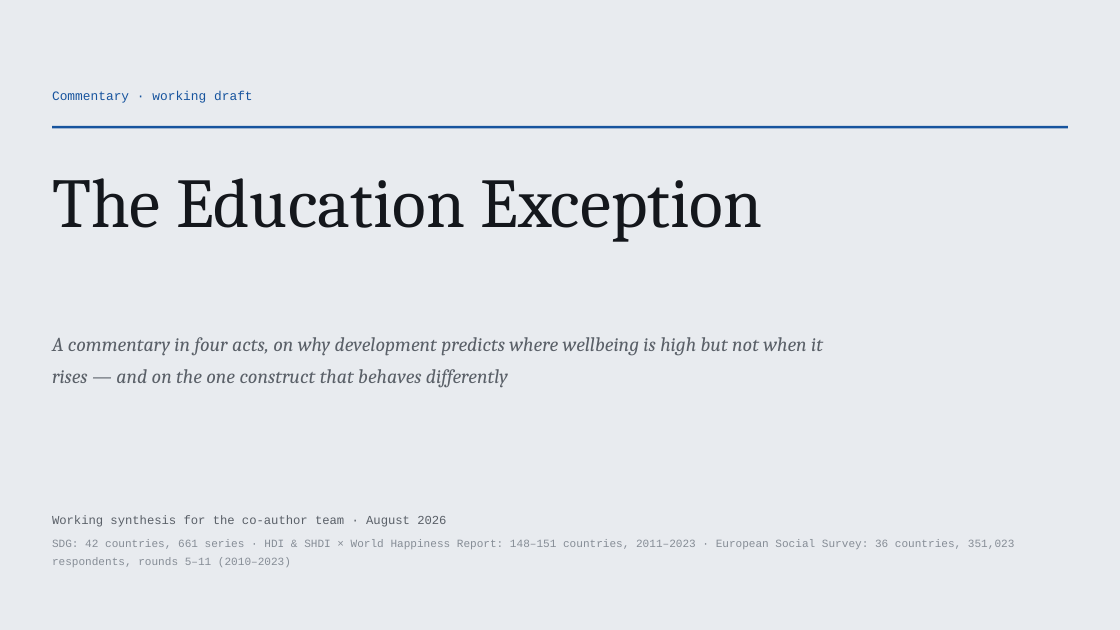
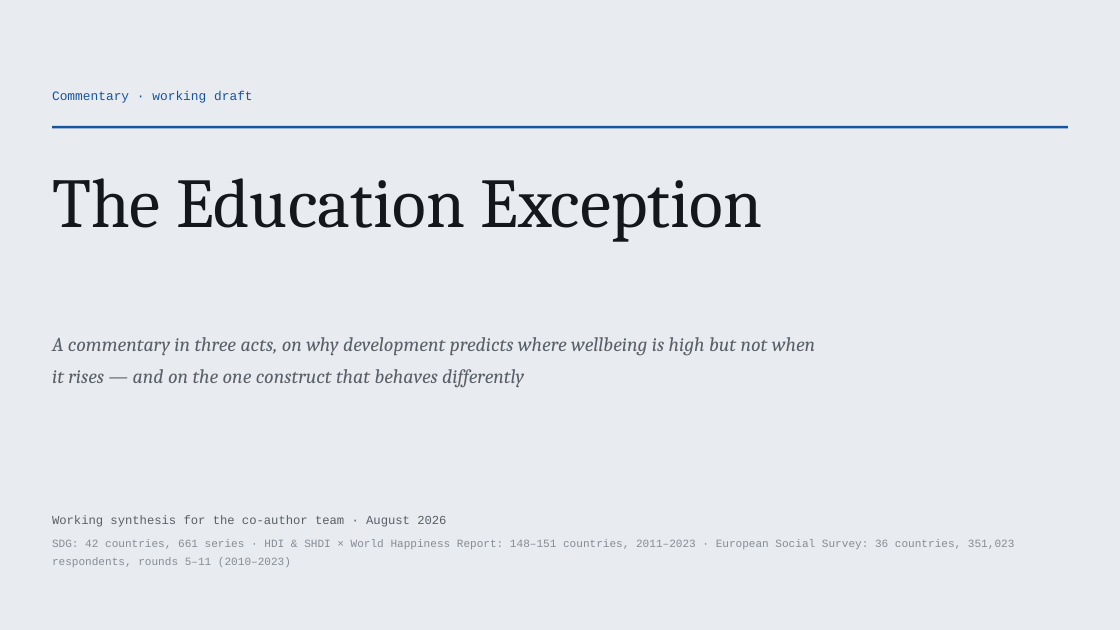
Before and after one commit to cwejnert/HDI-Happiness, a slide deck: slide 1 of deck/The_Education_Exception.pptx. Drawn at 1120x630 pixels with LibreOffice and Linux fonts; fonts in the diff are those of the drawing. Boxes give left, top, right and bottom in pixels: in the first picture for what was removed or moved away, otherwise in the second. Text is boxed around its words. In the diff, an @@ line names an element or a change of style, - is before the commit and + after.

```diff
--- a/deck/The_Education_Exception.pptx
+++ b/deck/The_Education_Exception.pptx
@@ text at (52,337,815,388): text changed @@
-A commentary in four acts, on why development predicts where wellbeing is high but not when it rises — and on the one construct that behaves differently
+A commentary in three acts, on why development predicts where wellbeing is high but not when it rises — and on the one construct that behaves differently
```
Also in this commit, not shown: 13 other slides changed, 3 slides removed, 4 other files.
